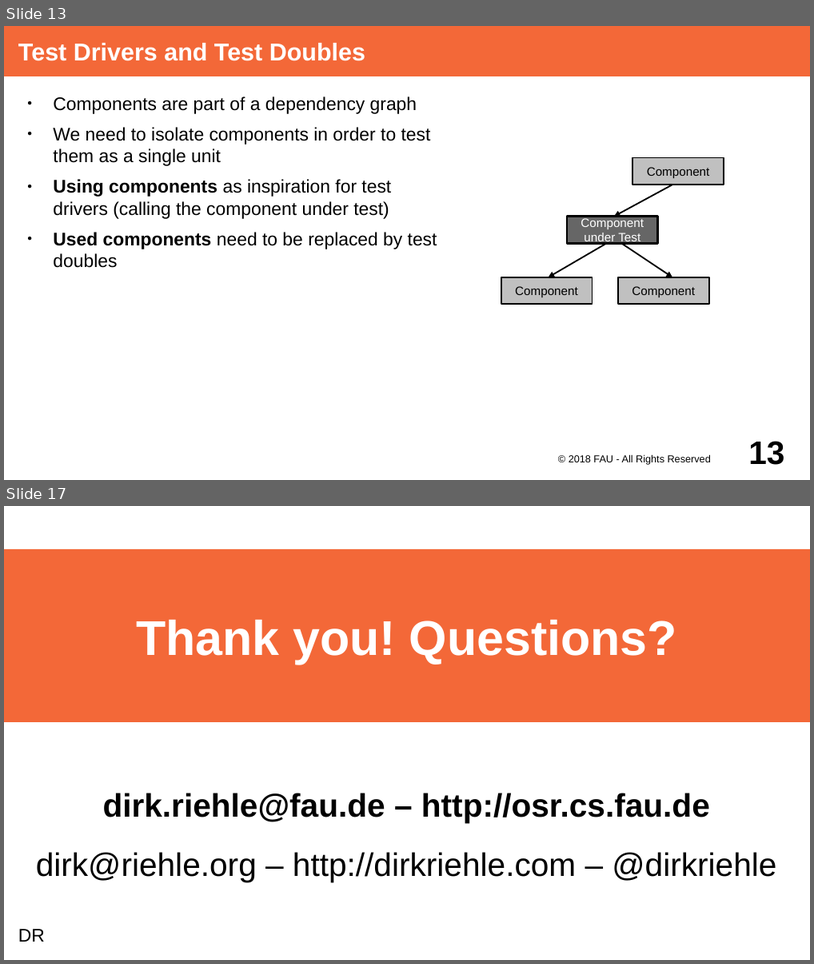
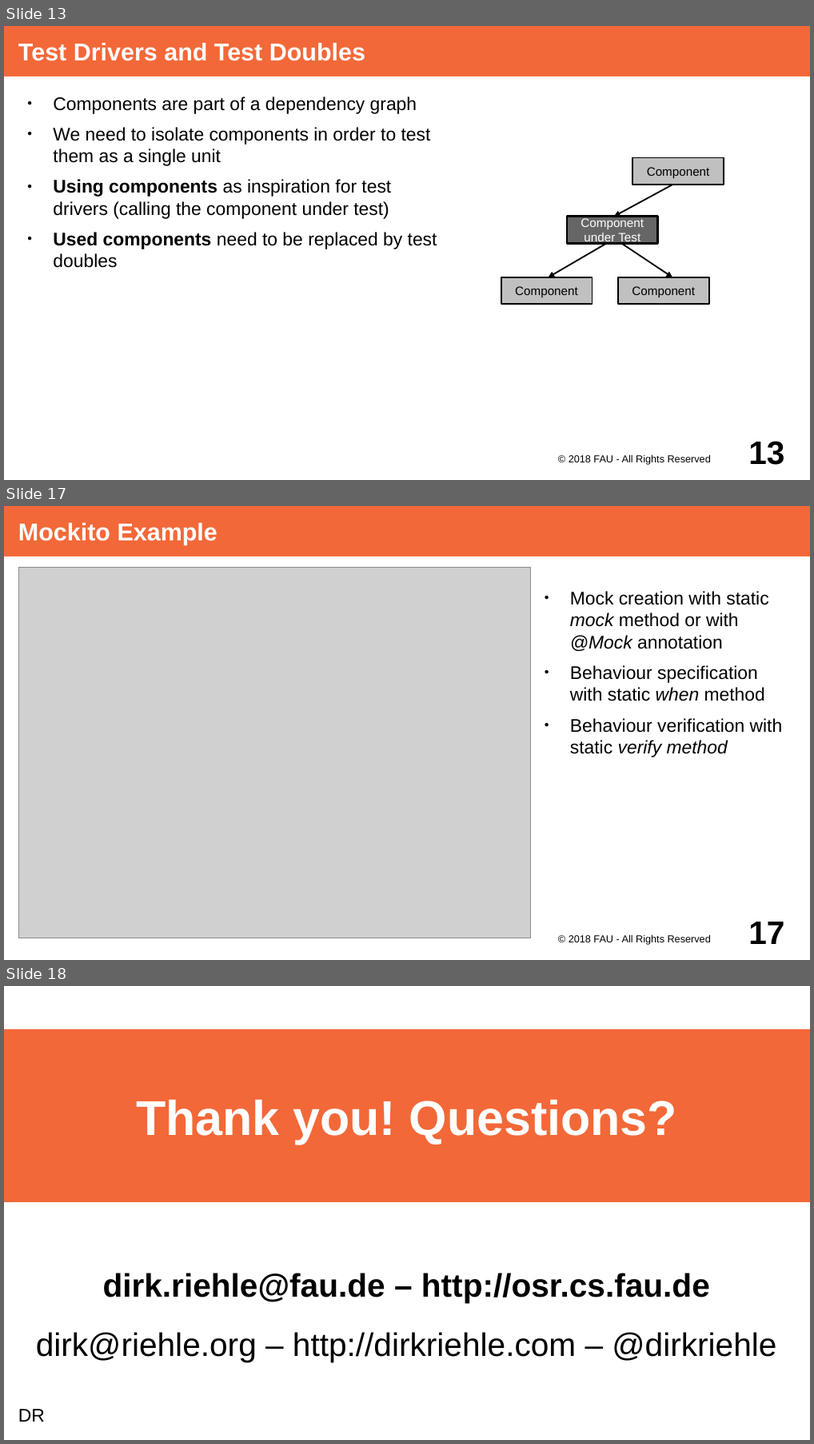
Before and after one commit to dirkriehle/adap-course, a slide deck: Lecture Slides/ADAP Y02- Unit Testing with JUnit.odp. Shown one above the other, each under a label of ours: slides 13 and 17 before the commit, slides 13, 17 and 18 after it; the slides between them are not shown. The pictures are 814x964 and 814x1444 pixels, drawn with LibreOffice and Linux fonts; fonts in the diff are those of the drawing; grey boxes stand for pictures. Boxes give left, top, right and bottom in pixels: in the first picture for what was removed or moved away, otherwise in the second. Text is boxed around its words. In the diff, an @@ line names an element or a change of style, - is before the commit and + after.

Commit message:
Add slides and example code snippets for mockito

```diff
--- a/Lecture Slides/ADAP Y02- Unit Testing with JUnit.odp
+++ b/Lecture Slides/ADAP Y02- Unit Testing with JUnit.odp
@@ slide 17 added at <box>4,506,810,960</box>, background #FFFFFF @@
@@ title added at <box>4,506,810,556</box>, fill #F36838, 24 pt, text #FFFFFF, bold @@
+Mockito Example
@@ picture added at <box>18,567,531,938</box> @@
@@ text added at <box>570,591,783,757</box>, 18 pt, text #000000 @@
+● Mock creation with static mock method or with @Mock annotation
+● Behaviour specification with static when method
+● Behaviour verification with static verify method
@@ text added at <box>569,934,711,944</box>, 10 pt, text #000000 @@
+© 2018 FAU - All Rights Reserved
@@ page number added at <box>749,921,785,944</box>, 32 pt, text #000000, bold @@
+17
@@ what was slide 17 is now slide 18 @@
```
Also in this commit, not shown: 2 slides changed, 1 other slide added, 1 slide removed, 6 other files.
